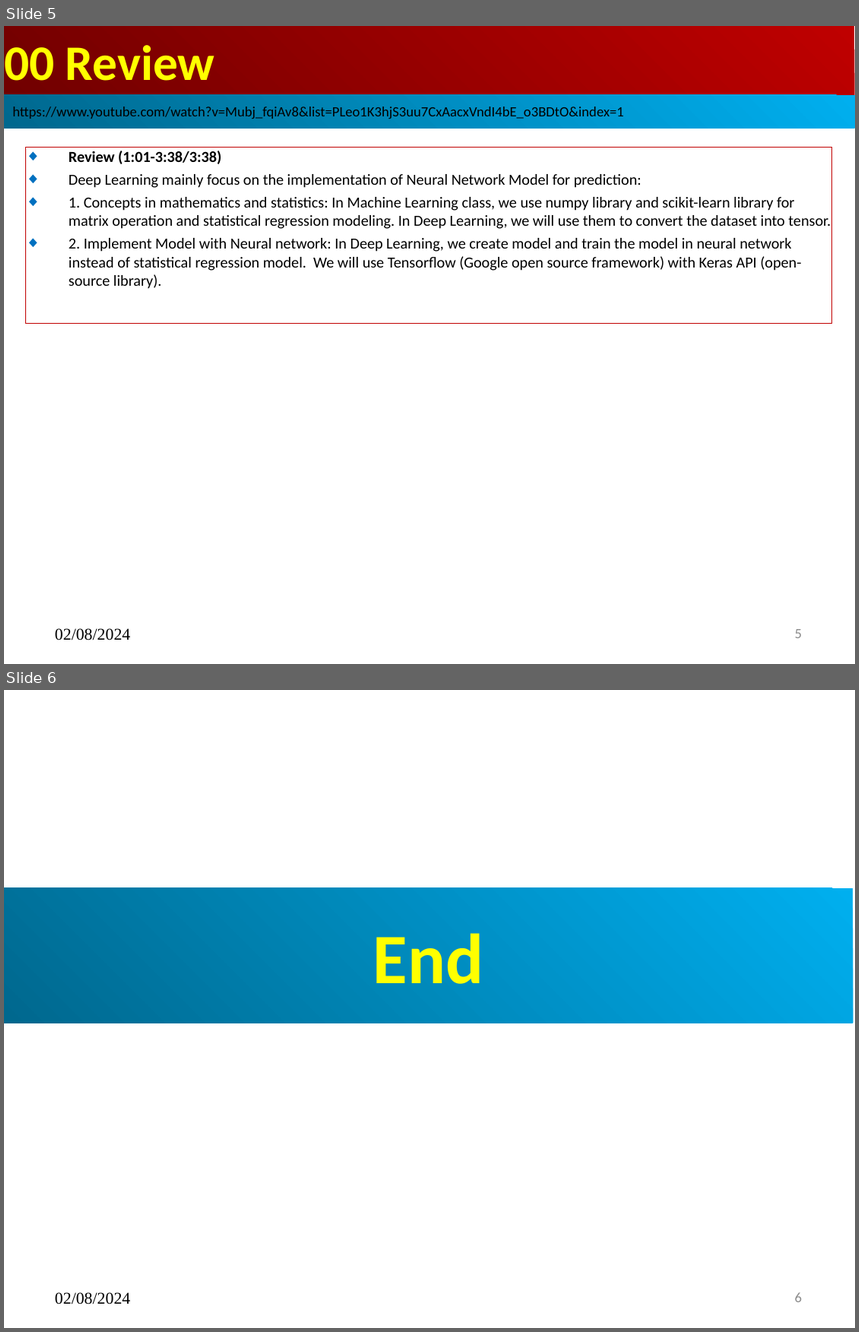
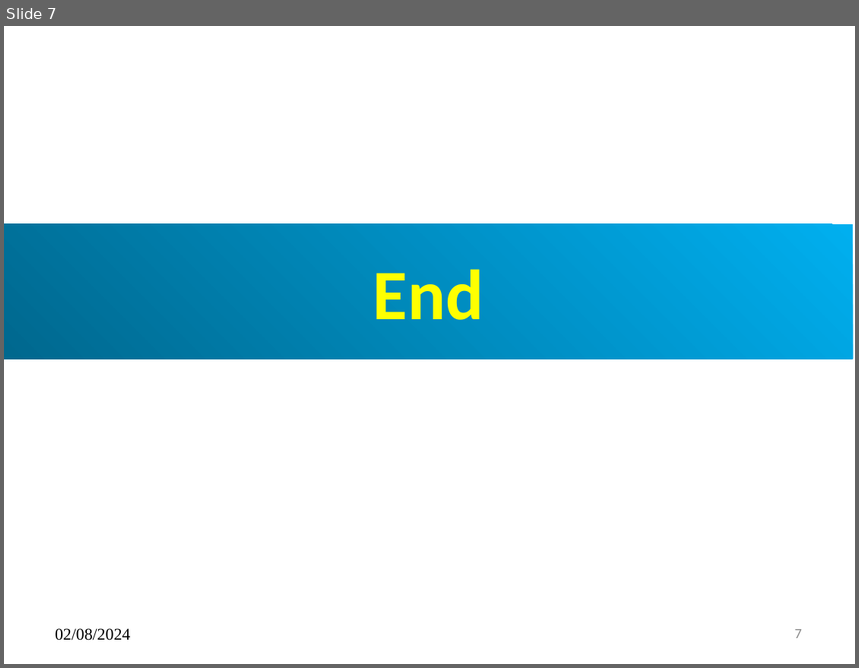
Before and after one commit to peterhchen/AIU_CS512_DL, a slide deck: 000_Lecture_Project/week02/01_Lecture/00_w01_Review.ppt. Shown one above the other, each under a label of ours: slides 5 and 6 before the commit, slide 7 after it. The pictures are 859x1332 and 859x668 pixels, drawn with LibreOffice and Linux fonts; fonts in the diff are those of the drawing. Boxes give left, top, right and bottom in pixels: in the first picture for what was removed or moved away, otherwise in the second. Text is boxed around its words. In the diff, an @@ line names an element or a change of style, - is before the commit and + after.

```diff
--- a/000_Lecture_Project/week02/01_Lecture/00_w01_Review.ppt
+++ b/000_Lecture_Project/week02/01_Lecture/00_w01_Review.ppt
@@ slide 5 removed at (4, 26, 855, 664), background #FFFFFF @@
@@ title removed at (4, 26, 855, 95) @@
-00 Review
@@ rectangle removed at (4, 95, 855, 128) @@
-https://www.youtube.com/watch?v=Mubj_fqiAv8&list=PLeo1K3hjS3uu7CxAacxVndI4bE_o3BDtO&index=1
@@ subtitle removed at (25, 147, 832, 324) @@
-◆ Review (1:01-3:38/3:38)
-◆ Deep Learning mainly focus on the implementation of Neural Network Model for prediction:
-◆ 1. Concepts in mathematics and statistics: In Machine Learning class, we use numpy library and scikit-learn library for matrix operation and statistical regression modeling. In Deep Learning, we will use them to convert the dataset into tensor.
-◆ 2. Implement Model with Neural network: In Deep Learning, we create model and train the model in neural network instead of statistical regression model. We will use Tensorflow (Google open source framework) with Keras API (open-source library).
@@ text removed at (55, 629, 130, 641) @@
-02/08/2024
@@ page number removed at (795, 629, 802, 639) @@
-5
@@ what was slide 6 is now slide 7 @@
@@ page number at (795, 629, 802, 639): text changed @@
-6
+7
```
Also in this commit, not shown: 1 slide changed, 2 slides added.
